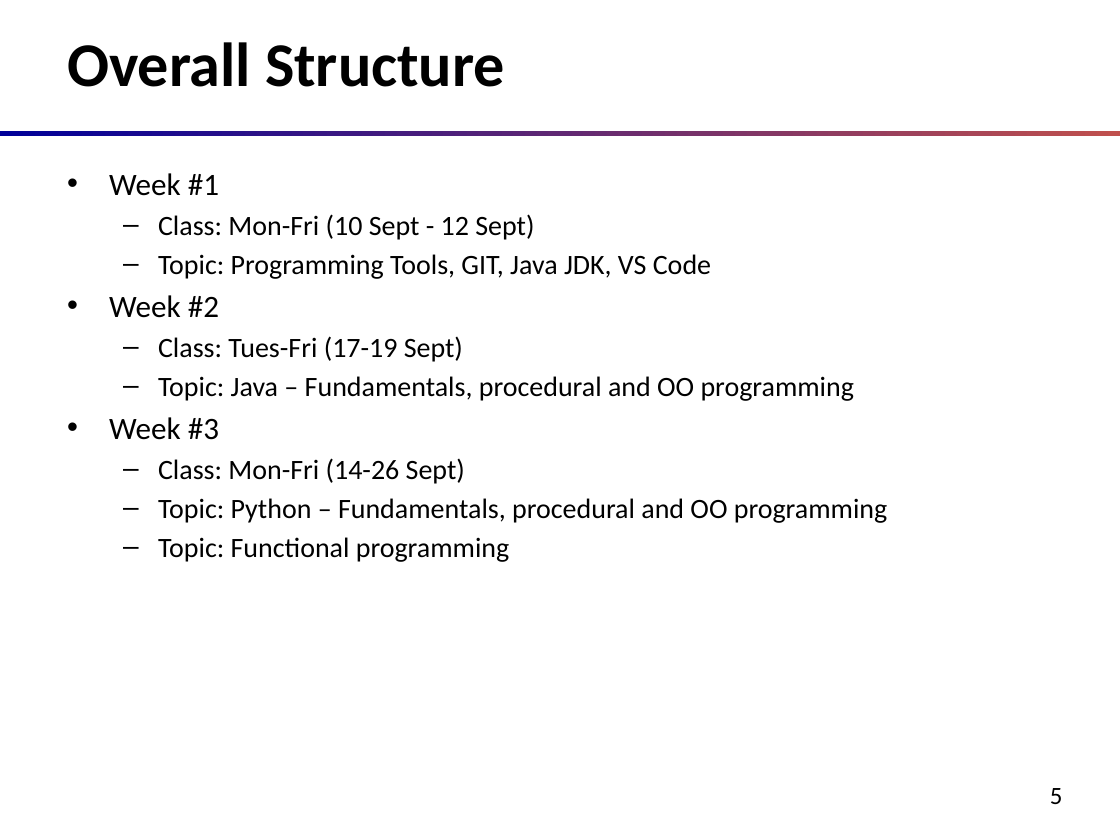
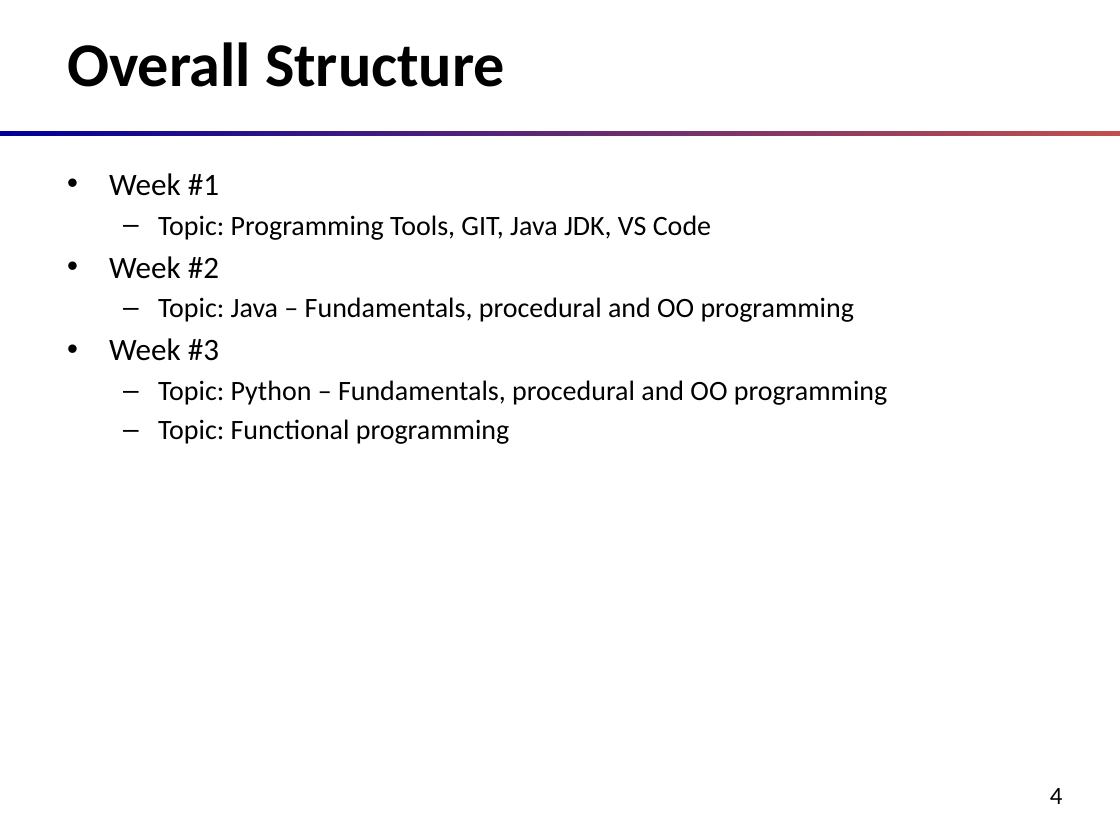
Before and after one commit to oxbot/battleship, a slide deck: slide 4 of slides/00-course-intro.pptx (slide 5 before the commit). Drawn at 1120x840 pixels with LibreOffice and Linux fonts; fonts in the diff are those of the drawing. Boxes give left, top, right and bottom in pixels: in the first picture for what was removed or moved away, otherwise in the second. Text is boxed around its words. In the diff, an @@ line names an element or a change of style, - is before the commit and + after.

```diff
--- a/slides/00-course-intro.pptx
+++ b/slides/00-course-intro.pptx
@@ text at (158,214,534,240): paragraph removed @@
-  – Class: Mon-Fri (10 Sept - 12 Sept)
@@ text at (158,336,463,362): paragraph removed @@
-  – Class: Tues-Fri (17-19 Sept)
@@ text at (158,458,465,484): paragraph removed @@
-  – Class: Mon-Fri (14-26 Sept)
@@ page number at (1050,788,1063,804): text changed @@
-5
+4
```
Also in this commit, not shown: 1 slide removed, 2 other files.
